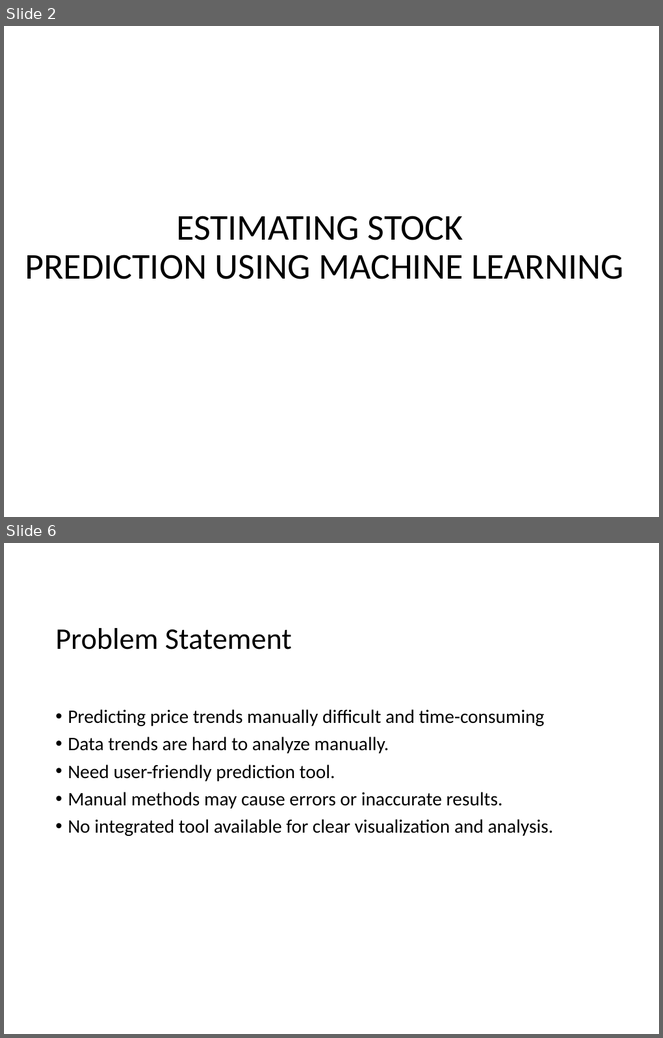
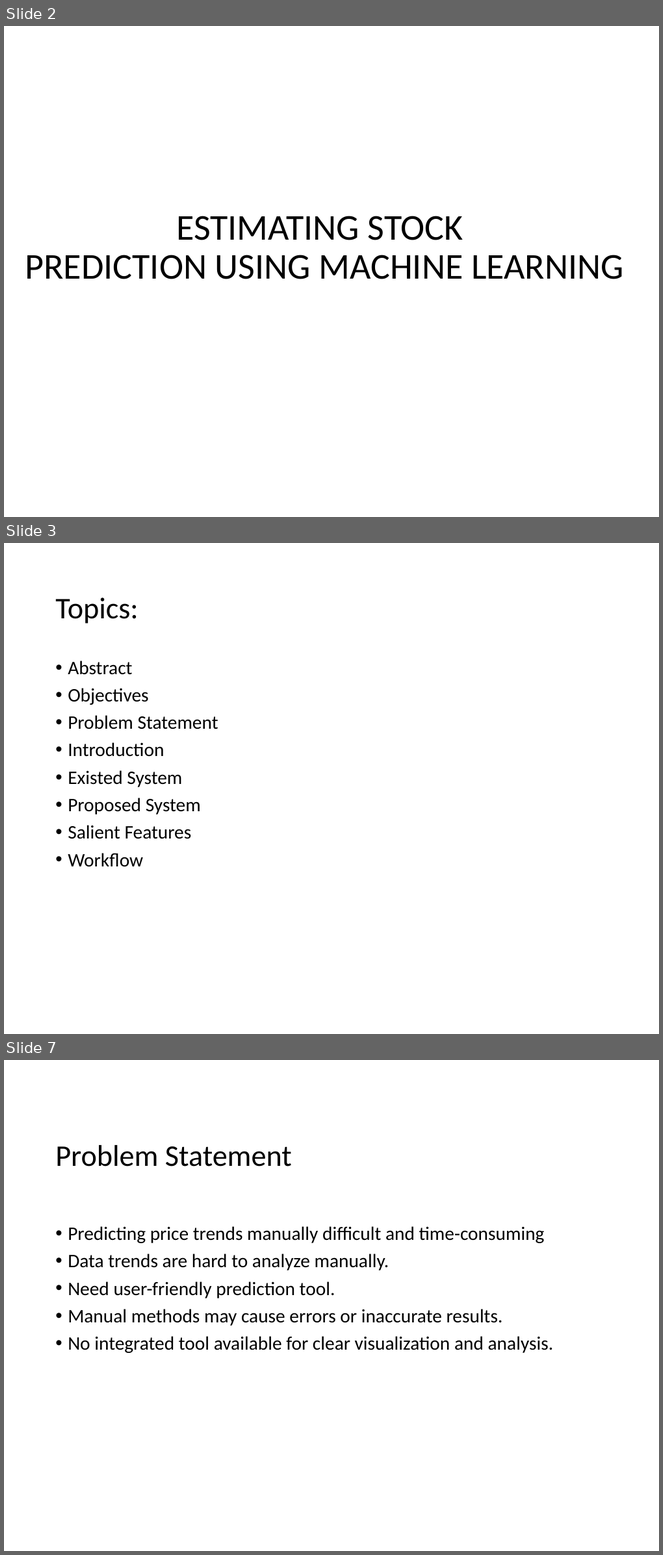
Before and after one commit to swetha-01-max/Estimating-stock-prediction-, a slide deck: Stock_Prediction_Flask_Project_Presentation1.pptx. Shown one above the other, each under a label of ours: slides 2 and 6 before the commit, slides 2, 3 and 7 after it; the slides between them are not shown. The pictures are 663x1038 and 663x1555 pixels, drawn with LibreOffice and Linux fonts; fonts in the diff are those of the drawing; background and template pictures are left out. Boxes give left, top, right and bottom in pixels: in the first picture for what was removed or moved away, otherwise in the second. Text is boxed around its words. In the diff, an @@ line names an element or a change of style, - is before the commit and + after.

```diff
--- a/Stock_Prediction_Flask_Project_Presentation1.pptx
+++ b/Stock_Prediction_Flask_Project_Presentation1.pptx
@@ slide 3 added at bbox=[4, 543, 659, 1034], background picture (left out) @@
@@ title added at bbox=[55, 598, 138, 624], 33 pt, text #000000 @@
+Topics:
@@ text added at bbox=[68, 661, 218, 867], 21 pt, text #000000 @@
+• Abstract
+• Objectives
+• Problem Statement
+• Introduction
+• Existed System
+• Proposed System
+• Salient Features
+• Workflow
@@ what was slide 6 is now slide 7 @@
```
Also in this commit, not shown: 9 slides changed, 5 other slides added, 1 slide removed.
